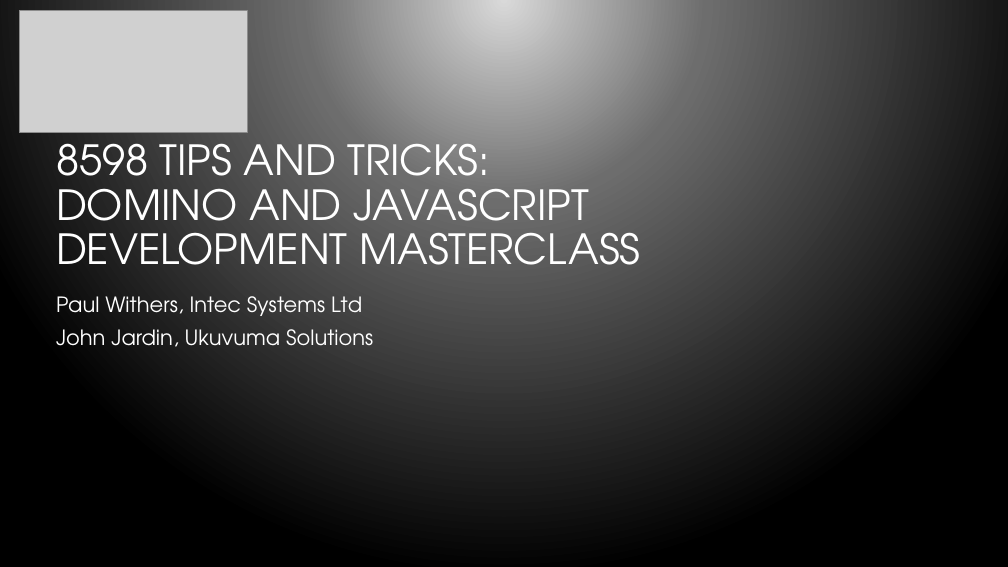
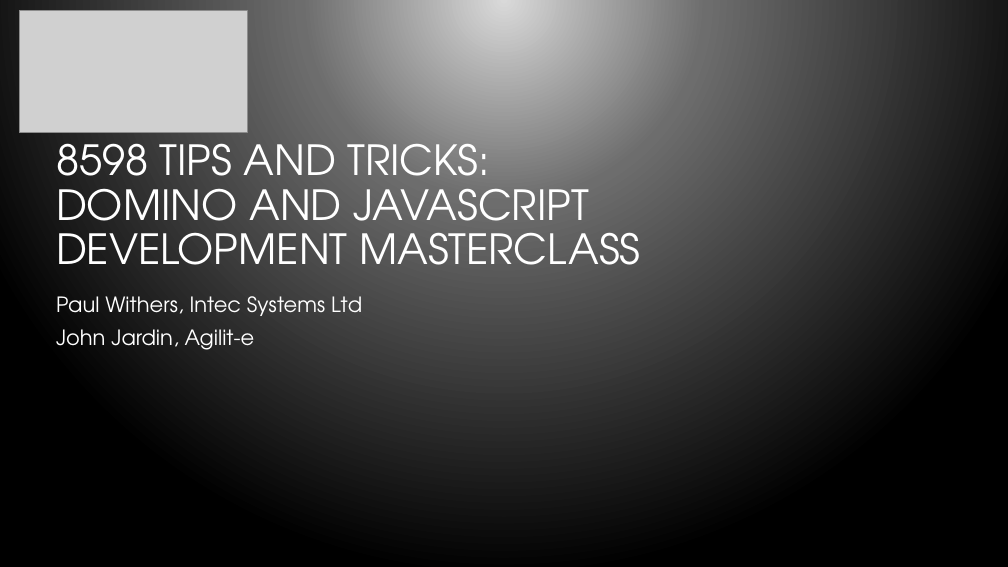
Before and after one commit to bleedingcode/domino-js-masterclass, a slide deck: slide 1 of presentation/8598 Domino and JS.pptx. Drawn at 1008x567 pixels with LibreOffice and Linux fonts; fonts in the diff are those of the drawing; grey boxes stand for pictures; background and template pictures are left out. Boxes give left, top, right and bottom in pixels: in the first picture for what was removed or moved away, otherwise in the second. Text is boxed around its words. In the diff, an @@ line names an element or a change of style, - is before the commit and + after.

```diff
--- a/presentation/8598 Domino and JS.pptx
+++ b/presentation/8598 Domino and JS.pptx
@@ subtitle at (56, 329, 255, 350): text changed @@
-John Jardin, Ukuvuma Solutions
+John Jardin, Agilit-e
```
Also in this commit, not shown: 1 other slide changed, 1 slide added, 1 slide removed.
